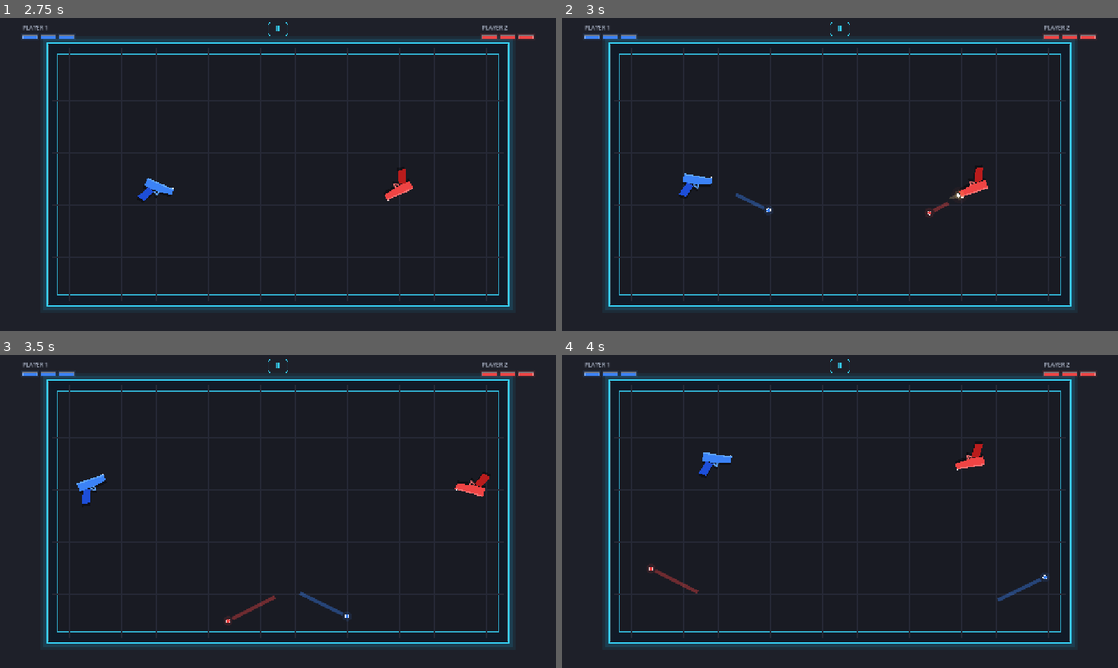
Above: before the commit, frames 1-4 (two rows, left to right).
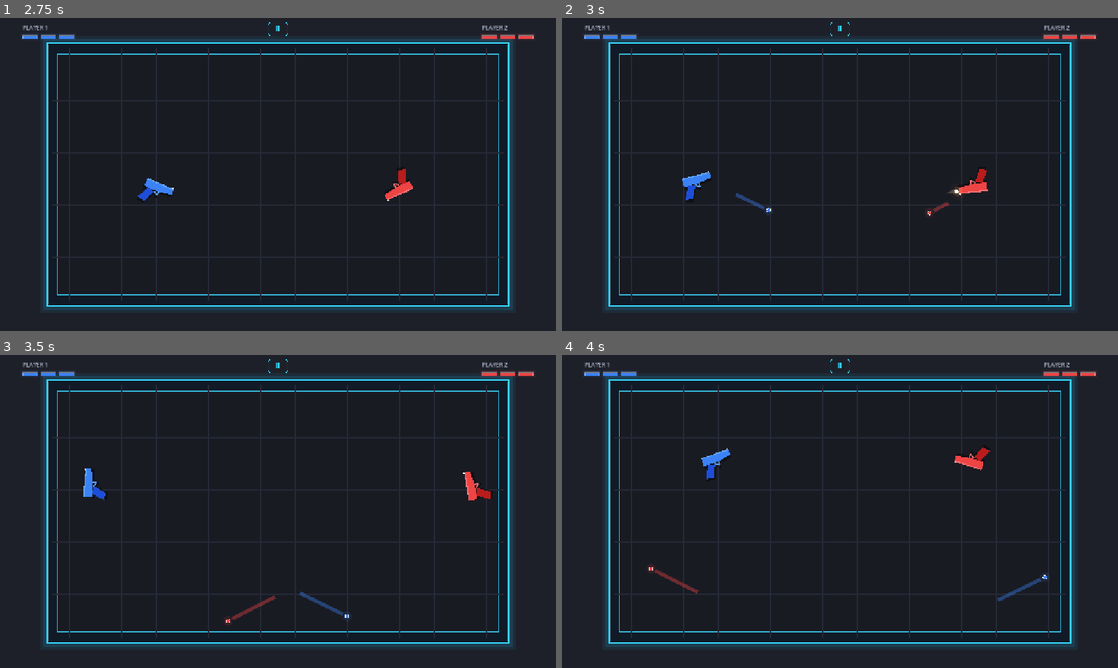
Above: after the commit, the same moments.

Repository: iamsaaddar/RecoilArena
Game: Godot game, scene res://scenes/main/Main.tscn
Two runs of this game, one before a commit and one after it. Both use one fixed random seed, a clock stepped at 60 frames per second and the inputs below.
Inputs (mouse positions are in pixels of both pictures, inside the frame that each line leads up to):
- Up to frame 1 (2.75 s): click "PLAY" at 0.5 s; click "Ⅱ" at 1.25 s; click "RESUME" at 2 s
- Up to frame 2 (3 s): move the mouse to (962, 158) at 2.77 s; tap A (player_1_shoot) at 2.85 s; click (962, 158) at 2.92 s
- Up to frame 3 (3.5 s): no input
- Up to frame 4 (4 s): drag from (728, 527) to (812, 574) at 3.52 s

Frame 1 is identical in both runs. In frame 2, 0.4% of the frame differs, in the area x 21-77%, y 47-59%; in frame 3, 0.6%, in the area x 13-89%, y 36-48%; in frame 4, 0.4%.

Commit message:
Handle projectile bounds and tune gun torque
Add fallback arena-boundary clamping and reflections for projectiles, respecting the bounce limit. Increase gun torque and update the development checklist with verified priorities and remaining release work.

Diff:
--- a/scripts/player/Gun.gd
+++ b/scripts/player/Gun.gd
@@ -16,7 +16,7 @@
 const ANGULAR_DRAG := 0.985
 const RECOIL_FORCE := 520.0
 const HIT_RECOIL_FORCE := 340.0
-const TORQUE_FORCE := 1.8
+const TORQUE_FORCE := 4.2
 const HITS_TO_ELIMINATE := 3
 const GUN_RADIUS := 28.0
 const WALL_RESTITUTION := 0.8
--- a/scripts/projectiles/Bullet.gd
+++ b/scripts/projectiles/Bullet.gd
@@ -13,6 +13,8 @@
 const RADIUS := 5.0
 const TRAIL_POINTS := 10
 const TRAIL_WIDTH := RADIUS * 1.5
+const ARENA_MIN := Vector2(132.0, 82.0)
+const ARENA_MAX := Vector2(1148.0, 638.0)
 
 var shooter: ArenaGun
 var bounce_count := 0
@@ -37,6 +39,7 @@
 	var collision := move_and_collide(velocity * delta)
 	queue_redraw()
 	if collision == null:
+		_resolve_arena_bounds()
 		return
 	var collider := collision.get_collider()
 	if collider is ArenaGun:
@@ -55,6 +58,37 @@
 		queue_redraw()
 		return
 	_finish()
+
+
+func _resolve_arena_bounds() -> void:
+	# Keep the projectile's full collision circle inside the arena's inner wall edges.
+	var min_position := ARENA_MIN + Vector2.ONE * RADIUS
+	var max_position := ARENA_MAX - Vector2.ONE * RADIUS
+	var hit_horizontal_bound := global_position.x < min_position.x or global_position.x > max_position.x
+	var hit_vertical_bound := global_position.y < min_position.y or global_position.y > max_position.y
+	if not hit_horizontal_bound and not hit_vertical_bound:
+		return
+	if bounce_count >= max_bounces:
+		_finish()
+		return
+
+	# Clamp the missed collision to the wall and reflect the matching velocity axis.
+	if global_position.x < min_position.x:
+		global_position.x = min_position.x
+		velocity.x = absf(velocity.x)
+	elif global_position.x > max_position.x:
+		global_position.x = max_position.x
+		velocity.x = -absf(velocity.x)
+	if global_position.y < min_position.y:
+		global_position.y = min_position.y
+		velocity.y = absf(velocity.y)
+	elif global_position.y > max_position.y:
+		global_position.y = max_position.y
+		velocity.y = -absf(velocity.y)
+
+	bounce_count += 1
+	wall_bounced.emit(global_position)
+	queue_redraw()
 
 
 func _draw() -> void:
Not shown, changed: GameBlueprint.md
